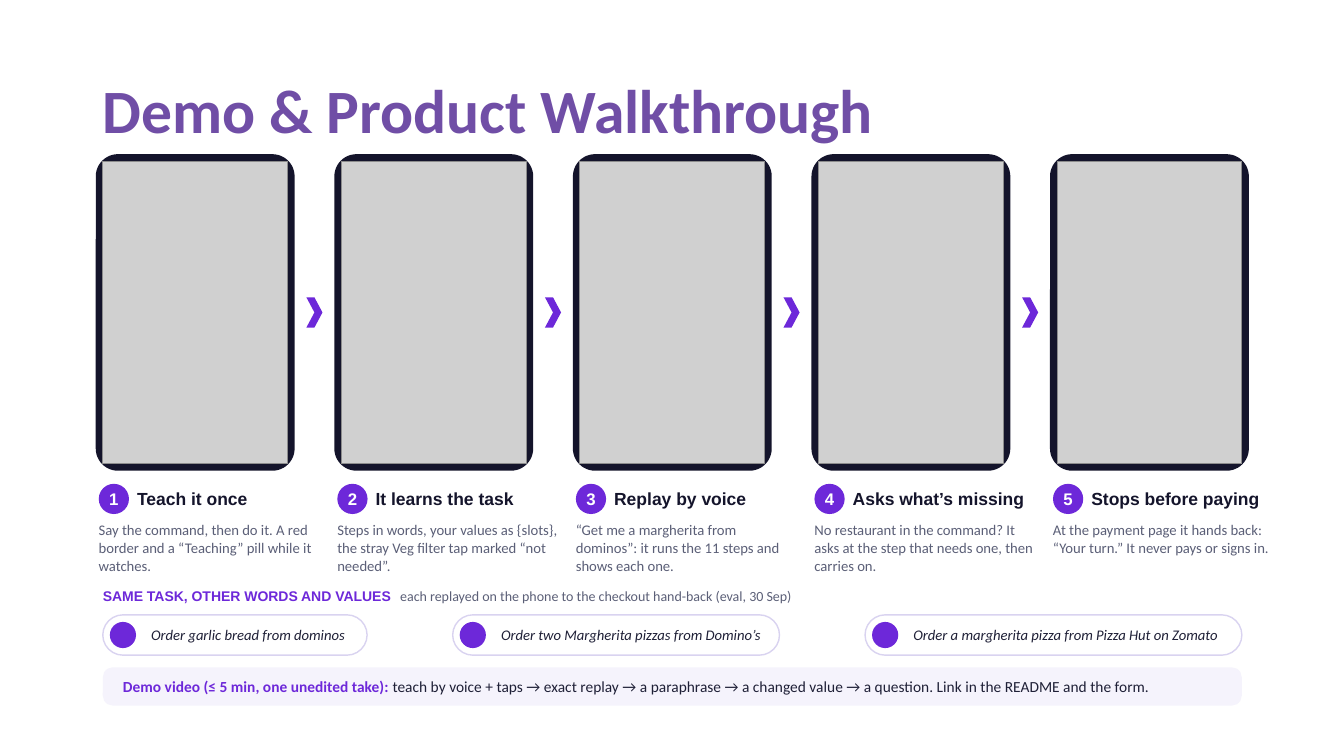
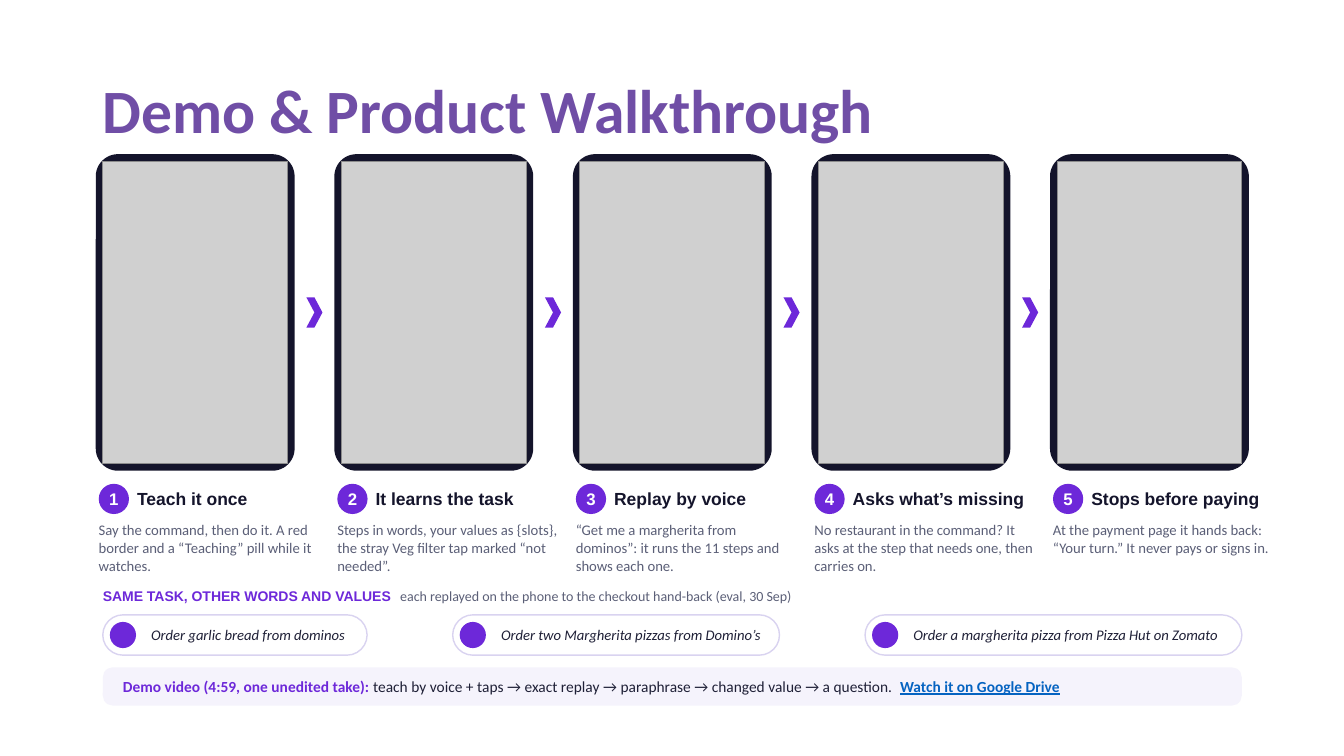
Before and after one commit to sgoel2be24-cyber/prism-teachable-voice, a slide deck: slide 5 of TIET_Update_Submission_ppt.pptx. Drawn at 1344x756 pixels with LibreOffice and Linux fonts; fonts in the diff are those of the drawing; grey boxes stand for pictures; background and template pictures are left out. Boxes give left, top, right and bottom in pixels: in the first picture for what was removed or moved away, otherwise in the second. Text is boxed around its words. In the diff, an @@ line names an element or a change of style, - is before the commit and + after.

```diff
--- a/TIET_Update_Submission_ppt.pptx
+++ b/TIET_Update_Submission_ppt.pptx
@@ text at box(123, 680, 1060, 695): text changed @@
-Demo video (≤ 5 min, one unedited take): teach by voice + taps → exact replay → a paraphrase → a changed value → a question. Link in the README and the form.
+Demo video (4:59, one unedited take): teach by voice + taps → exact replay → paraphrase → changed value → a question. Watch it on Google Drive
```
Also in this commit, not shown: 1 other slide changed, 2 other files.
